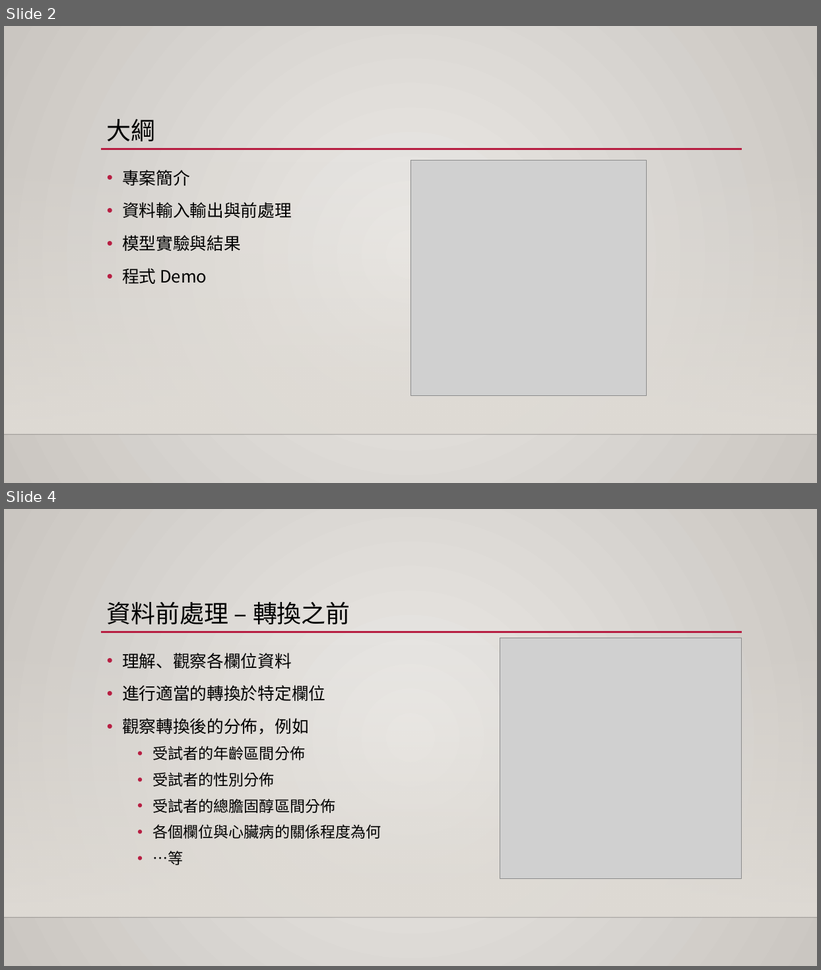
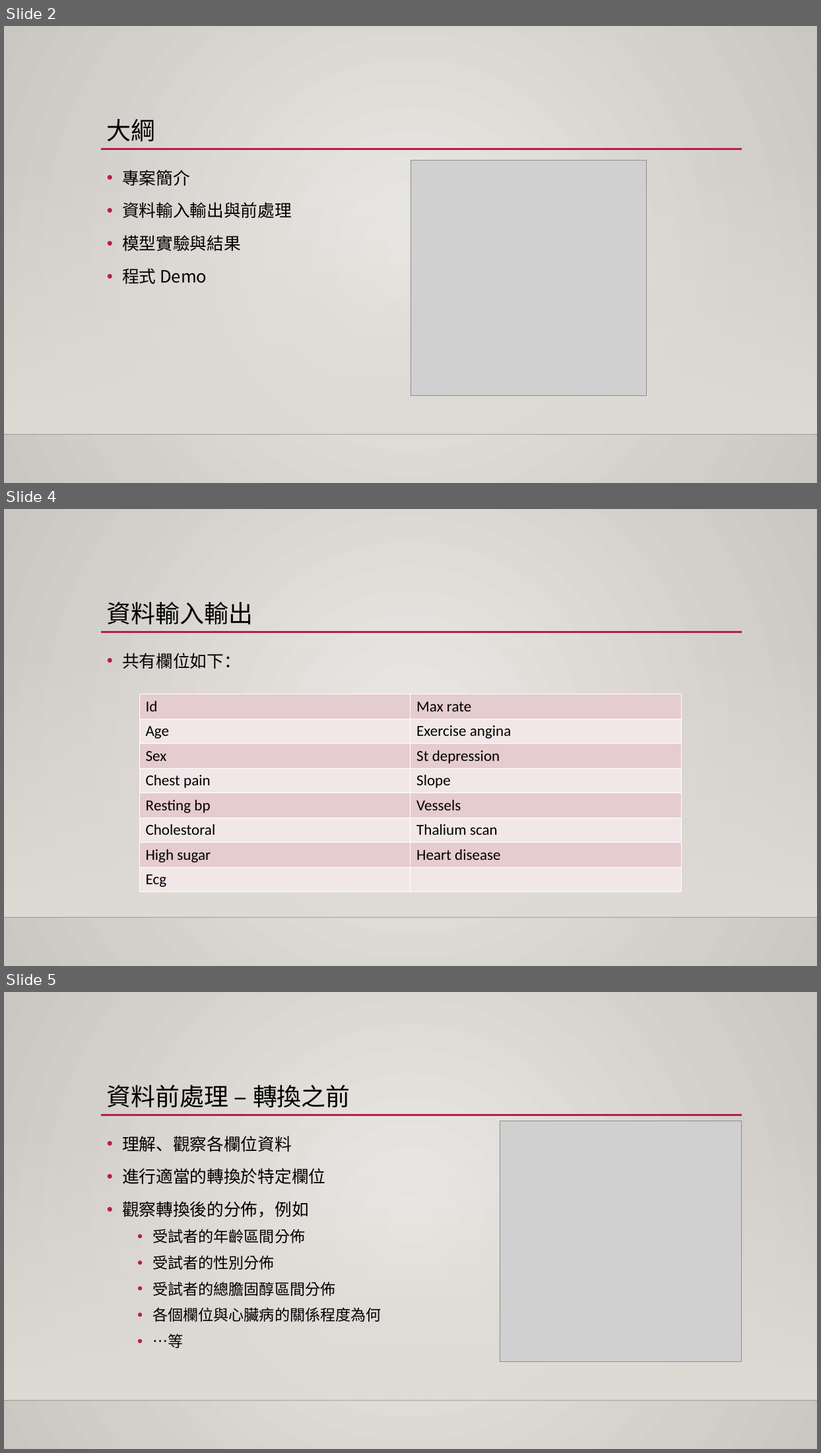
Before and after one commit to 1082-datascience/finalproject-finalproject-1082ds_group3, a slide deck: docs/final_report.pptx. Shown one above the other, each under a label of ours: slides 2 and 4 before the commit, slides 2, 4 and 5 after it; the slides between them are not shown. The pictures are 821x970 and 821x1453 pixels, drawn with LibreOffice and Linux fonts; fonts in the diff are those of the drawing; grey boxes stand for pictures; background and template pictures are left out. Boxes give left, top, right and bottom in pixels: in the first picture for what was removed or moved away, otherwise in the second. Text is boxed around its words. In the diff, an @@ line names an element or a change of style, - is before the commit and + after.

```diff
--- a/docs/final_report.pptx
+++ b/docs/final_report.pptx
@@ slide 4 added at [4,509,817,966], background gradient #ECEAE7 to #CAC7C1; not listed: 3 template elements that a slide beside it also shows @@
@@ title added at [107,602,253,625], 28.8 pt, text #000000 @@
+資料輸入輸出
@@ text added at [122,653,241,669], 20 pt, text #000000 @@
+• 共有欄位如下：
@@ table added at [139,694,681,892], 8 rows, 2 columns @@
+Id | Max rate
+Age | Exercise angina
+Sex | St depression
+Chest pain | Slope
+Resting bp | Vessels
+Cholestoral | Thalium scan
+High sugar | Heart disease
+Ecg | 
@@ what was slide 4 is now slide 5 @@
```
Also in this commit, not shown: 4 slides changed, 8 other slides added, 1 slide removed, 4 other files.
